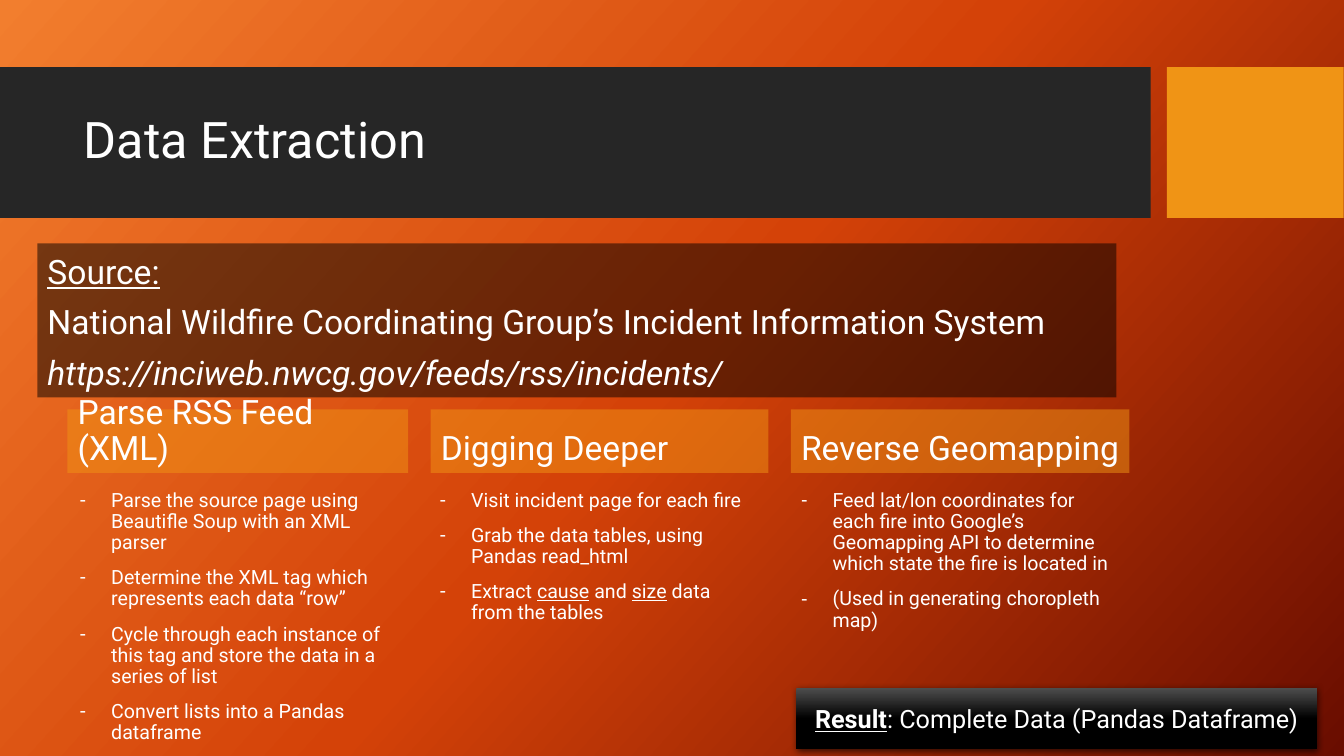
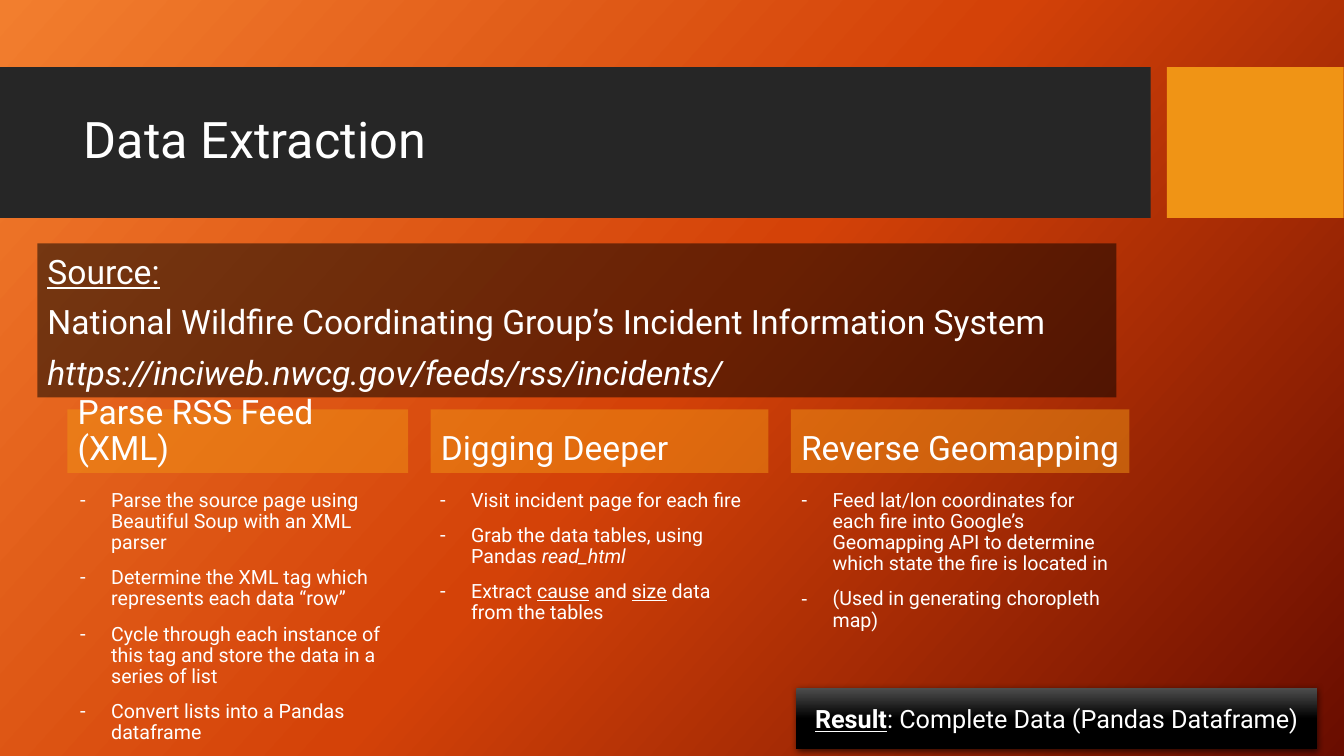
Before and after one commit to RussellMcGrath/project_2_repo, a slide deck: slide 2 of Slides/etl slides.pptx. Drawn at 1344x756 pixels with LibreOffice and Linux fonts; fonts in the diff are those of the drawing; background and template pictures are left out. Boxes give left, top, right and bottom in pixels: in the first picture for what was removed or moved away, otherwise in the second. Text is boxed around its words. In the diff, an @@ line names an element or a change of style, - is before the commit and + after.

```diff
--- a/Slides/etl slides.pptx
+++ b/Slides/etl slides.pptx
@@ text at <box>111,492,359,553</box>: text changed @@
-– Parse the source page using Beautifle Soup with an XML parser
+– Parse the source page using Beautiful Soup with an XML parser
@@ text at <box>471,527,704,565</box>: italic on in "read_html" @@
```
Also in this commit, not shown: 7 other files.
